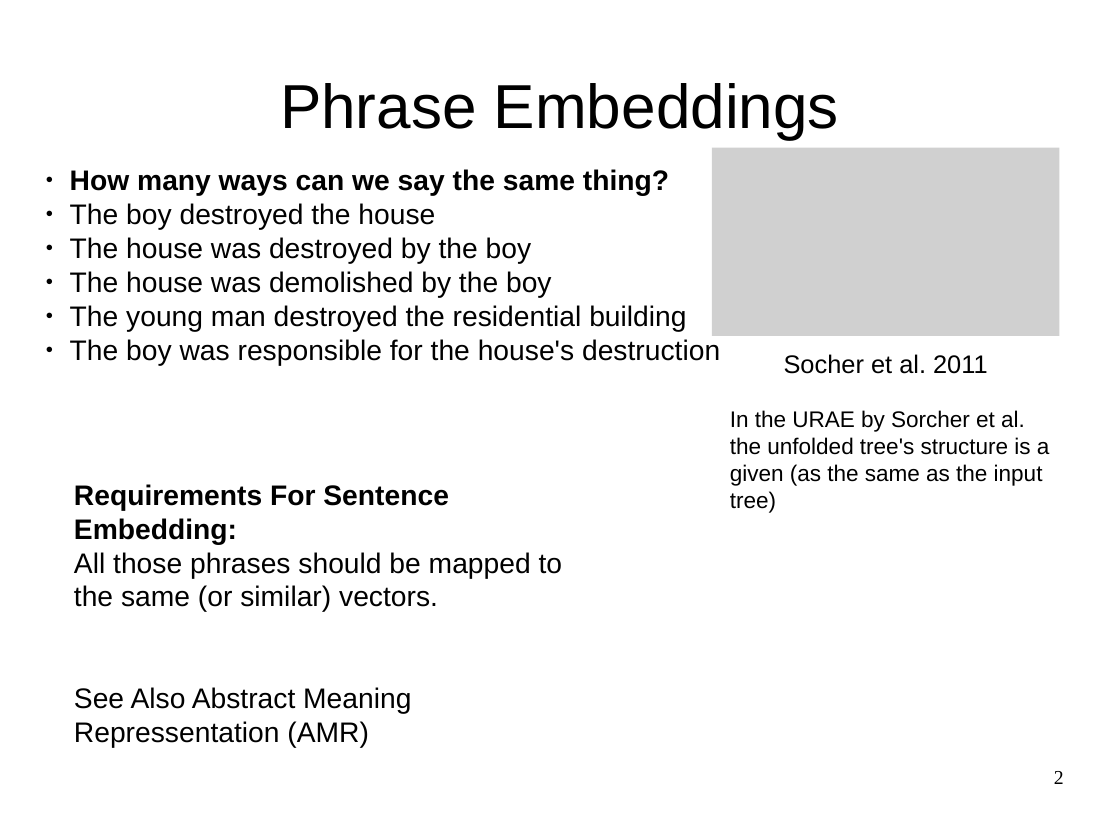
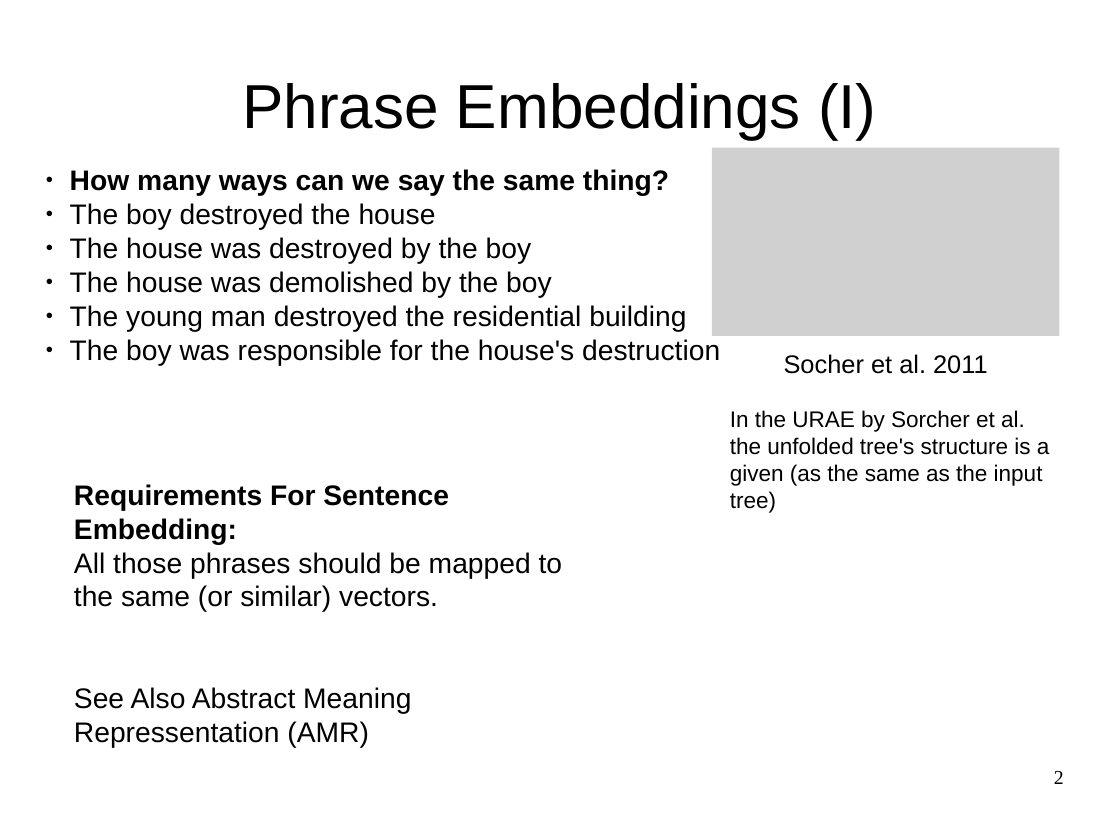
Before and after one commit to oxinabox/phd, a slide deck: slide 2 of documents_prepared/themes/themes.odp. Drawn at 1120x840 pixels with LibreOffice and Linux fonts; fonts in the diff are those of the drawing; grey boxes stand for pictures. Boxes give left, top, right and bottom in pixels: in the first picture for what was removed or moved away, otherwise in the second. Text is boxed around its words. In the diff, an @@ line names an element or a change of style, - is before the commit and + after.

```diff
--- a/documents_prepared/themes/themes.odp
+++ b/documents_prepared/themes/themes.odp
@@ title at box(242, 83, 877, 139): text changed @@
-Phrase Embeddings
+Phrase Embeddings (I)
```
Also in this commit, not shown: 5 other slides changed, 1 slide added, 1 other file.
